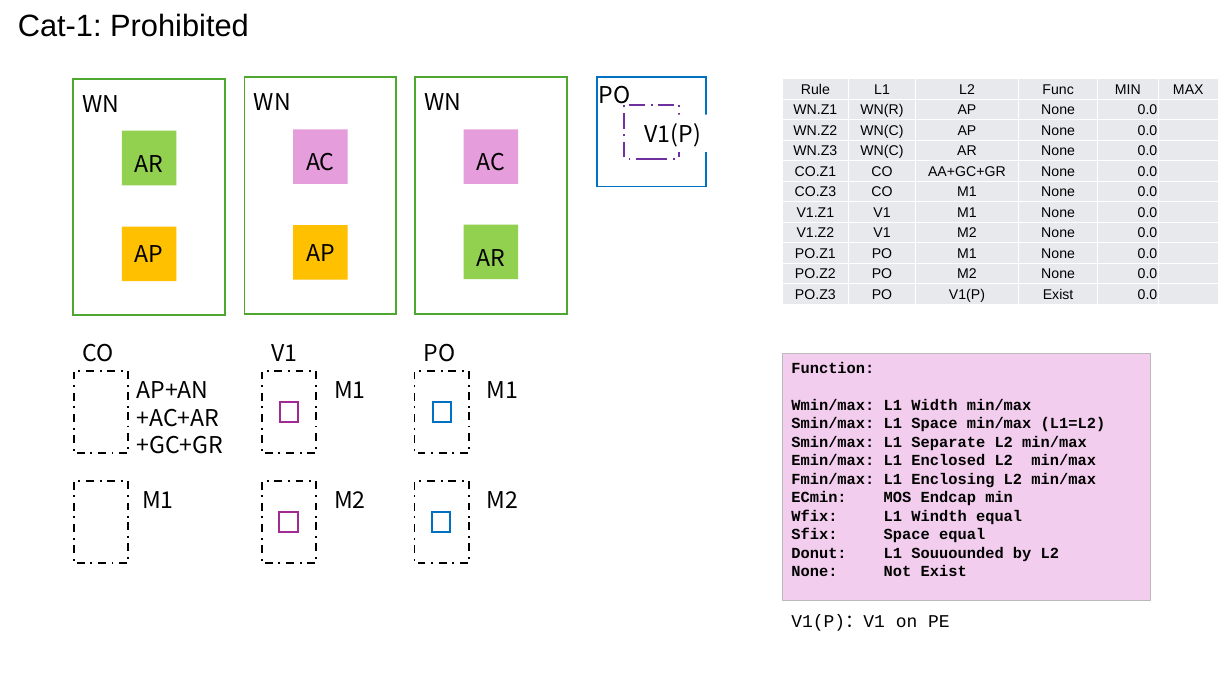
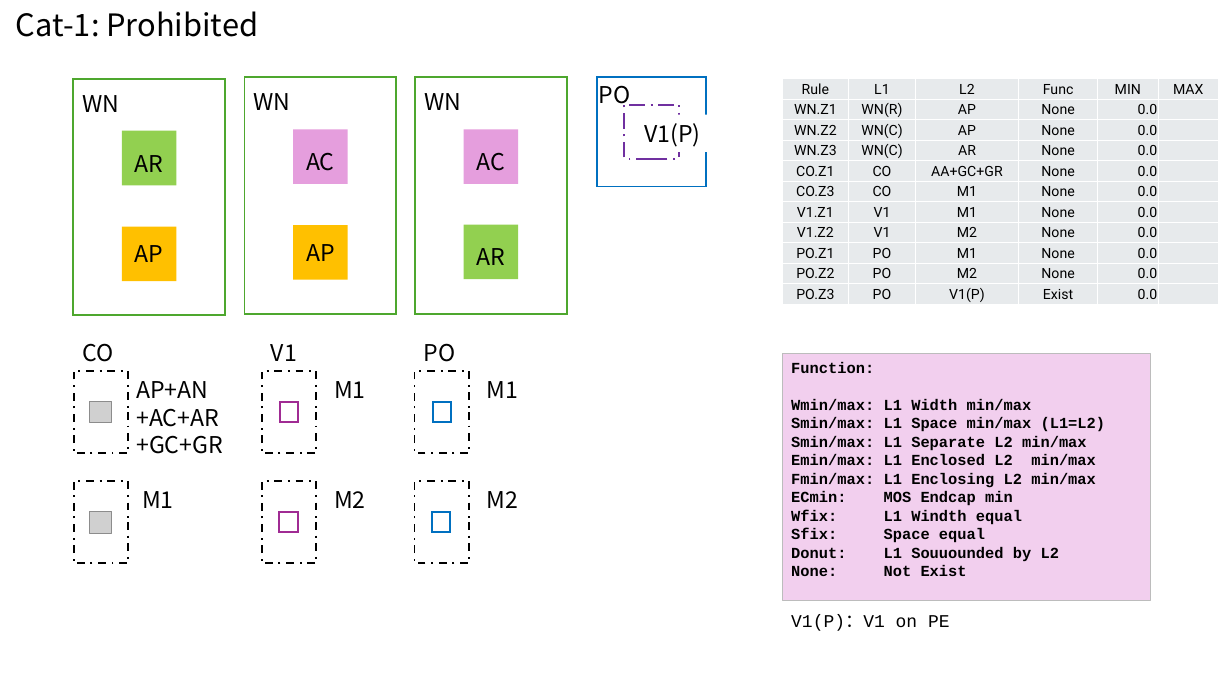
Before and after one commit to d-m-bailey/TR-1um, a slide deck: slide 3 of Document/TR-1um_DRC_summary.pptx. Drawn at 1232x693 pixels with LibreOffice and Linux fonts; fonts in the diff are those of the drawing; grey boxes stand for pictures. Boxes give left, top, right and bottom in pixels: in the first picture for what was removed or moved away, otherwise in the second. Text is boxed around its words. In the diff, an @@ line names an element or a change of style, - is before the commit and + after.

```diff
--- a/Document/TR-1um_DRC_summary.pptx
+++ b/Document/TR-1um_DRC_summary.pptx
@@ text "Cat-1: Prohibited" at (x1=16, y1=11, x2=258, y2=37): font Arial to Noto Sans CJK JP @@
@@ table at (x1=782, y1=79, x2=1217, y2=306) @@
@@ fill #E7E9EC to #E8EAED in 66 cells @@
@@ font Arial to Roboto @@
@@ rectangle "Function: Wmin/max: L1 Width min/max" at (x1=782, y1=354, x2=1150, y2=601): fill #F2CDED to #F2CFEE; outline #BABABA 0.75 pt to #BDBDBD 0.75 pt @@
@@ rectangle removed at (x1=90, y1=401, x2=112, y2=423) @@
@@ picture added at (x1=90, y1=401, x2=112, y2=423) @@
@@ rectangle removed at (x1=90, y1=511, x2=112, y2=533) @@
@@ picture added at (x1=90, y1=511, x2=112, y2=533) @@
```
Also in this commit, not shown: 13 other slides changed, 1 other file.
